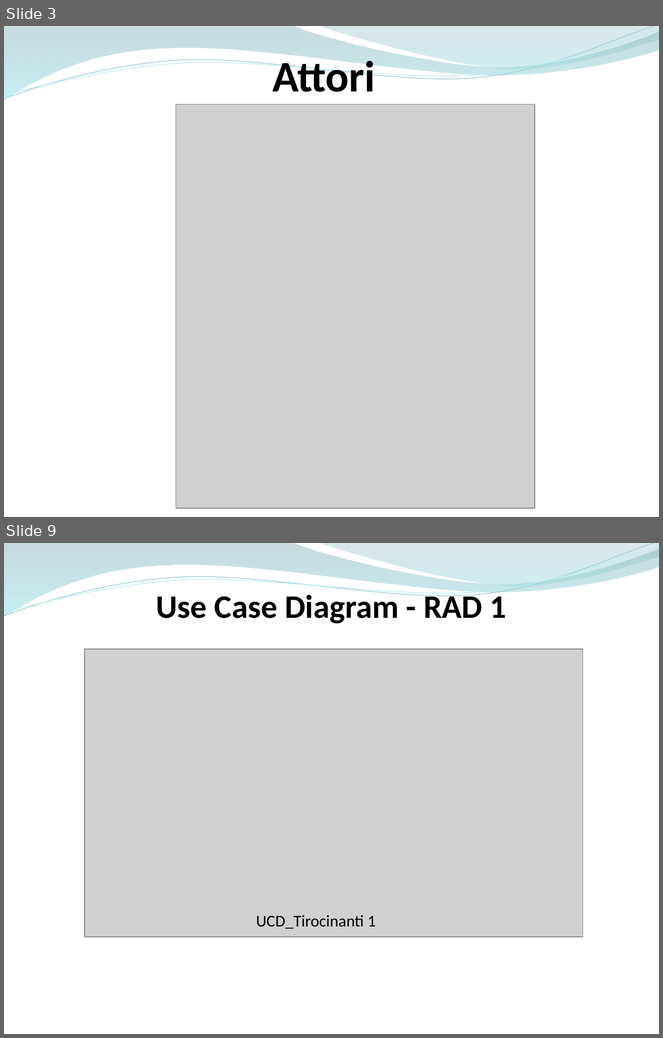
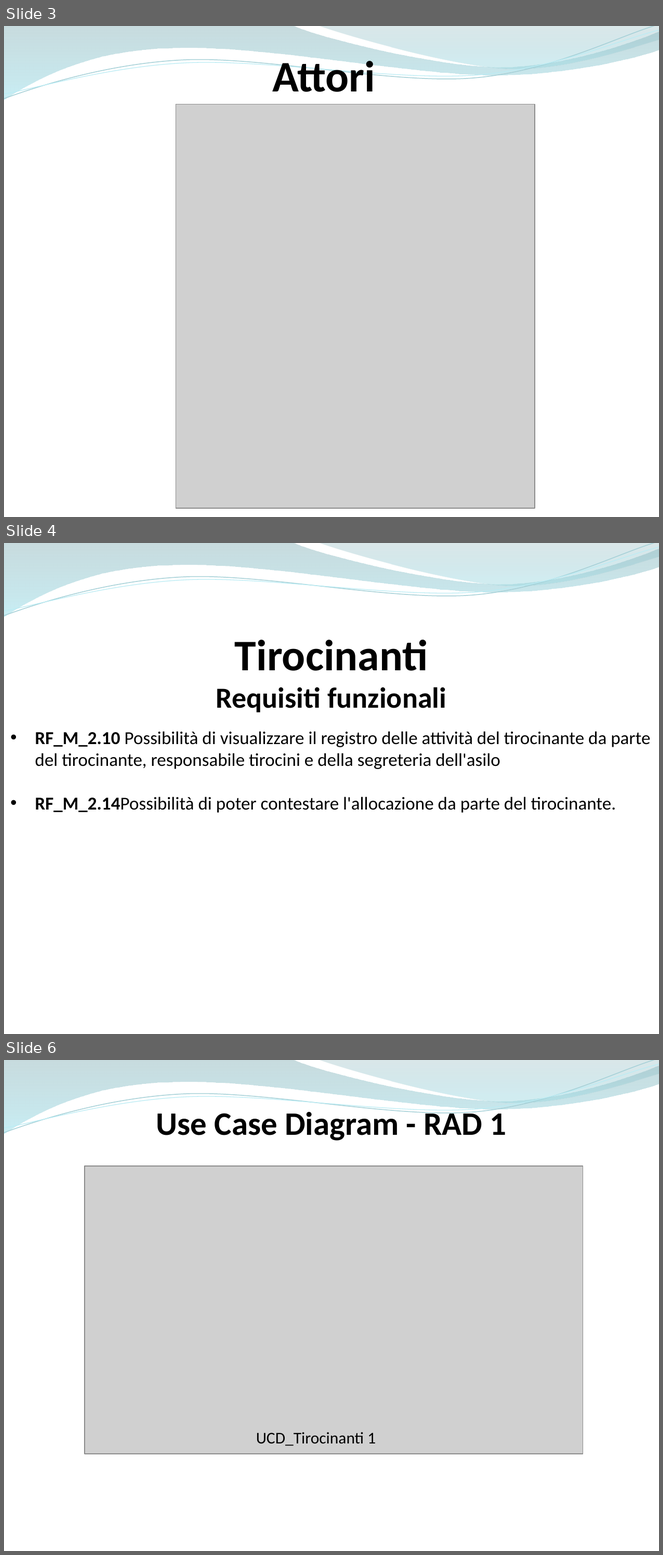
Before and after one commit to ammirate/at-silo, a slide deck: Presentazione/Atsilo2/Durante/Atsilo_M_PresentazioneFinale.pptx. Shown one above the other, each under a label of ours: slides 3 and 9 before the commit, slides 3, 4 and 6 after it; the slides between them are not shown. The pictures are 663x1038 and 663x1555 pixels, drawn with LibreOffice and Linux fonts; fonts in the diff are those of the drawing; grey boxes stand for pictures. Boxes give left, top, right and bottom in pixels: in the first picture for what was removed or moved away, otherwise in the second. Text is boxed around its words. In the diff, an @@ line names an element or a change of style, - is before the commit and + after.

```diff
--- a/Presentazione/Atsilo2/Durante/Atsilo_M_PresentazioneFinale.pptx
+++ b/Presentazione/Atsilo2/Durante/Atsilo_M_PresentazioneFinale.pptx
@@ slide 4 added at (x1=4, y1=543, x2=659, y2=1034), background #FFFFFF; not listed: 4 template elements that a slide beside it also shows @@
@@ text added at (x1=216, y1=640, x2=447, y2=713), 32 pt, text #000000, bold @@
+Tirocinanti
+Requisiti funzionali
@@ text added at (x1=35, y1=731, x2=650, y2=813), 20 pt, text #000000 @@
+• RF_M_2.10 Possibilità di visualizzare il registro delle attività del tirocinante da parte del tirocinante, responsabile tirocini e della segreteria dell'asilo
+• RF_M_2.14Possibilità di poter contestare l'allocazione da parte del tirocinante.
@@ what was slide 9 is now slide 6 @@
```
Also in this commit, not shown: 4 slides changed, 2 other slides added, 2 slides removed.
